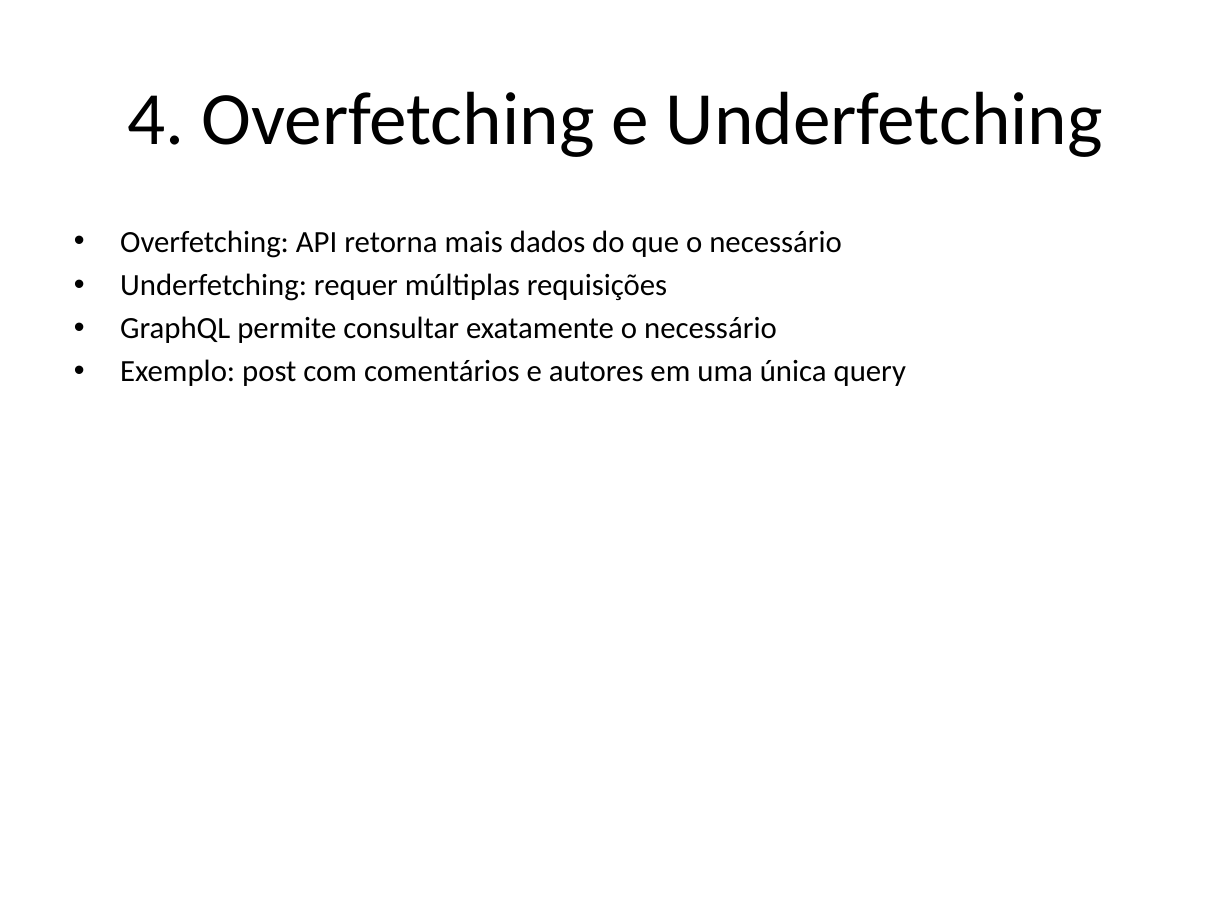
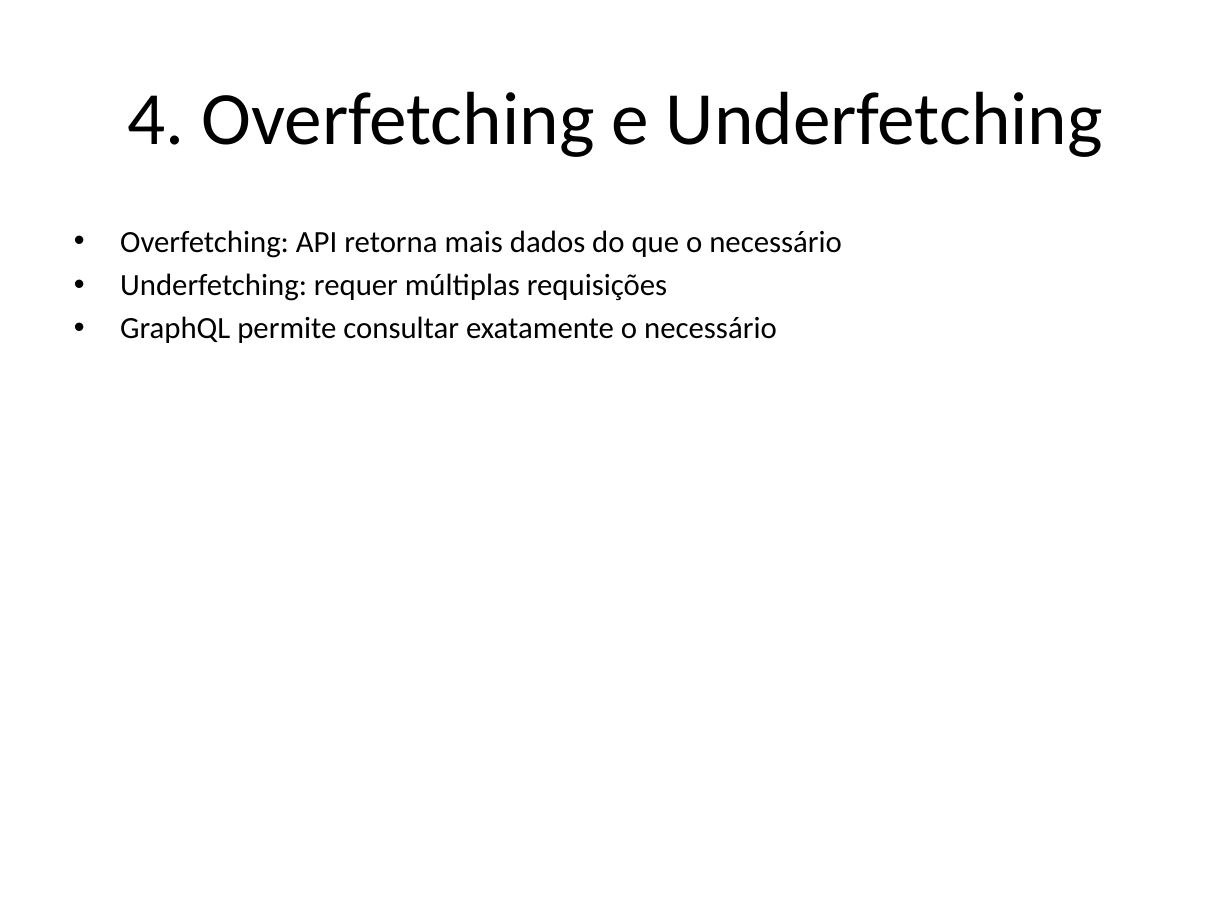
Before and after one commit to pedrobvferreira/graphql, a slide deck: slide 6 of presentation_pt.pptx. Drawn at 1232x924 pixels with LibreOffice and Linux fonts; fonts in the diff are those of the drawing. Boxes give left, top, right and bottom in pixels: in the first picture for what was removed or moved away, otherwise in the second. Text is boxed around its words. In the diff, an @@ line names an element or a change of style, - is before the commit and + after.

```diff
--- a/presentation_pt.pptx
+++ b/presentation_pt.pptx
@@ text at <box>120,359,906,386</box>: paragraph removed @@
-• Exemplo: post com comentários e autores em uma única query
```
Also in this commit, not shown: 1 other slide changed, 1 other file.
